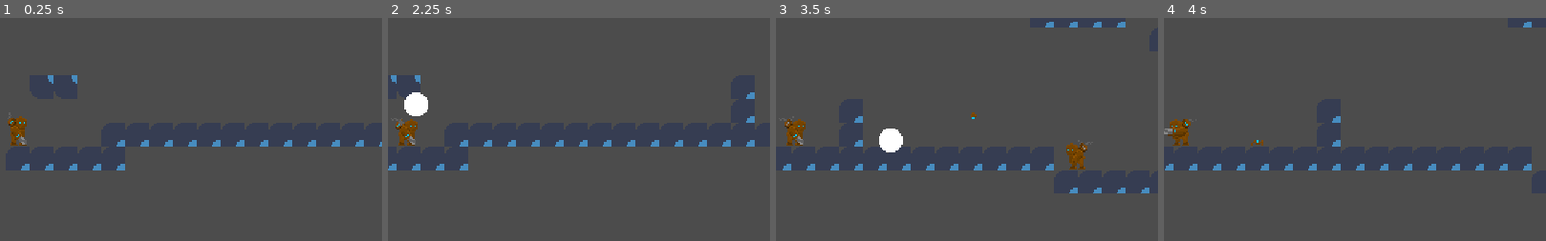
Above: before the commit, frames 1-4 (left to right).
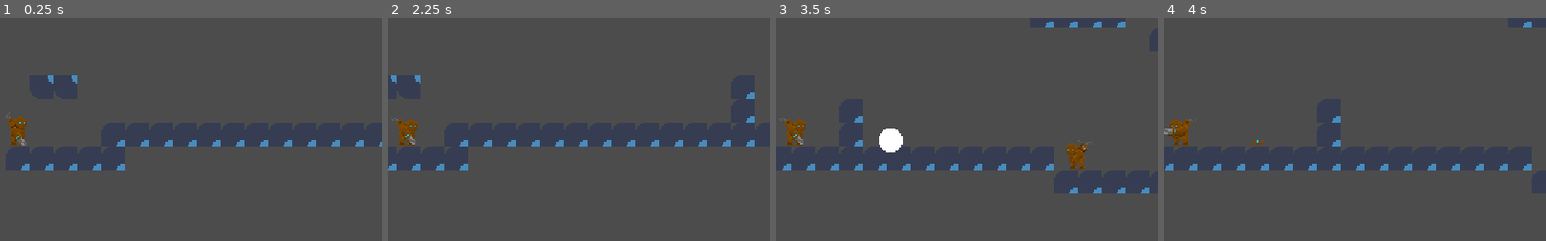
Above: after the commit, the same moments.

Repository: the-alex-g/Gears
Game: Godot game, scene res://Main/Main.tscn
The game is run twice, just before and just after one commit, with the same random seed, the same clock (stepped at 60 frames per second) and the same inputs. The engine's default icon, where the game draws it, is replaced by a stand-in: a white triangle on a blue panel in a dark square.
Inputs:
- Up to frame 1 (0.25 s): no input
- Up to frame 2 (2.25 s): click "Armor" at 0.5 s; click "Drones" at 1.25 s; tap Enter at 2 s; hold D (right) from 2.03 s (still down); tap E (ranged) at 2.1 s
- Up to frame 3 (3.5 s): keep holding D (right); tap Space (jump) at 2.27, 3.02 s; tap R (deploy_drones) at 2.85 s; tap E (ranged) at 3.05 s
- Up to frame 4 (4 s): release D (right) at 3.53 s; hold A (left) from 3.53 s (still down); tap Q (melee) at 3.6 s; tap E (ranged) at 3.8 s
The pictures show only the part of the screen within x 49-99%, y 29-79%; the shares and areas given below are measured in that part.

The runs differ from the first frame. In frame 1, 0.1% of the frame differs, in the area x 2-7%, y 44-58%; in frame 2, 0.6%, in the area x 2-11%, y 33-50%; in frame 3, less than 0.1%; in frame 4, less than 0.1%.

Commit message:
Add jump animation

Diff:
--- a/project/Player/Player.gd
+++ b/project/Player/Player.gd
@@ -11,8 +11,6 @@
 
 func _ready()->void:
 	_sword.equipped = true
-	_ranged.equipped = true
-	_launcher.show()
 
 
 func get_global_position()->Vector2:
--- a/project/Robot/Robot.gd
+++ b/project/Robot/Robot.gd
@@ -54,11 +54,11 @@
 	elif _direction > 0:
 		_body.scale.x = 1
 
-	if _direction == 0:
+	if _direction == 0 and _current_vertical_speed == 0:
 		_play_anims("Idle")
 	elif _current_vertical_speed == 0:
 		_play_anims("Run")
-	elif _current_vertical_speed != 0:
+	else:
 		_play_anims("Jump")
 
 
